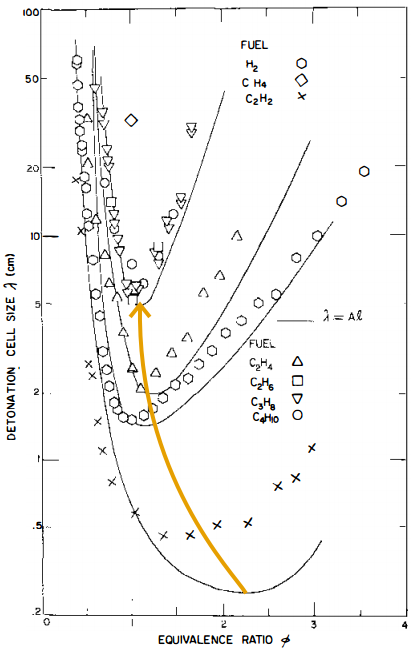
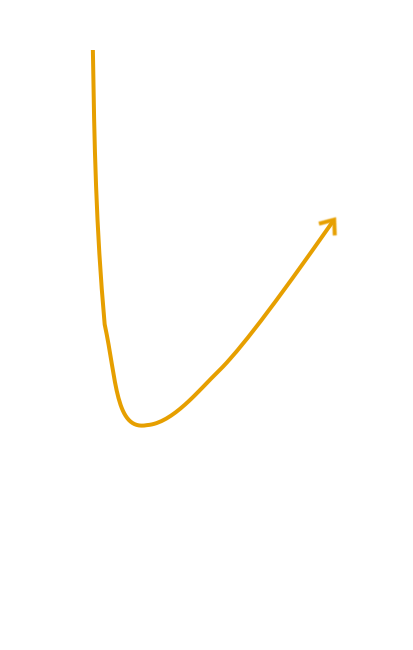
Layers edited between the first and the second 413x650 image:
hid "Initiation Energy" over [128, 301, 248, 595]
showed "Equivalence", painted on it over [90, 50, 339, 428]
hid "lee_cells.png" over [2, 6, 408, 648]
